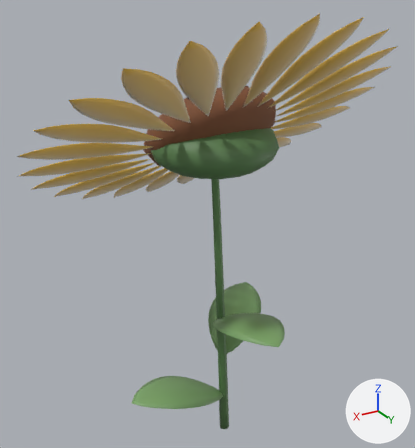
An edit to the glTF model www/models/flowers/sunflower-common-v2.glb, drawn before and after from the same camera.
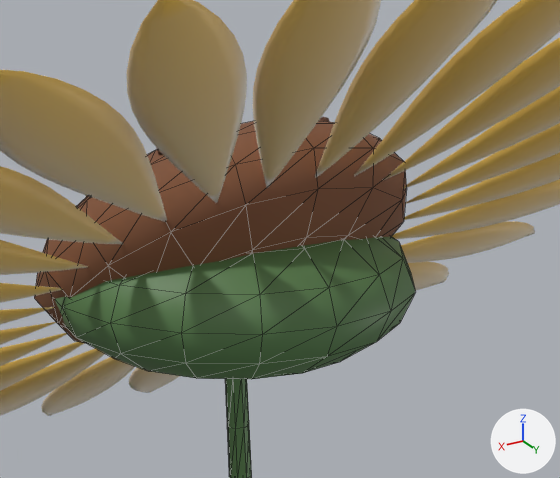
Each version appears first whole from a 50 mm lens placed at (1.342, 2.058, 2.253), pointed at (0.064, -0.071, 1.188), and next in a close-up on the part from 32% to 80% of the width and 10% to 48% of the height. Arrows for +X, +Y and +Z are at lower right; the lights stay in place. The first two pictures are the older version. The close-ups show mesh edges as thin lines. Vertices at exactly the same position are counted once.

The first close-up shows 'sunflower-common-v2-center', 'sunflower-common-v2-petal', 'sunflower-common-v2-stem' and 1 more.
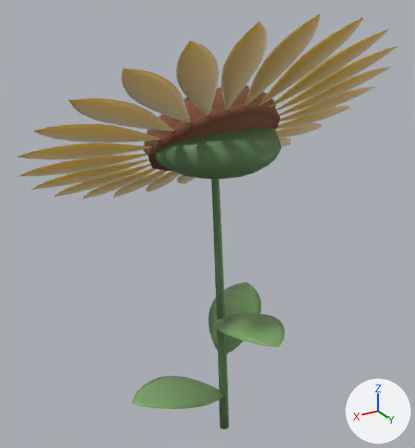
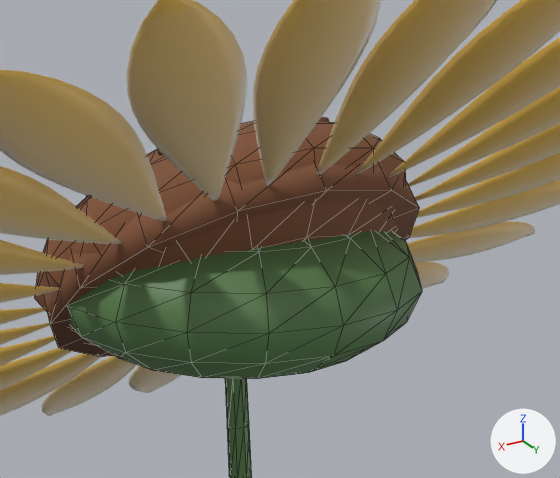
Changed parts and their boxes (x1, y1, x2, y2) in the close-ups (560 x 478 px; the box of a moved part takes in the faces that stretch with it):
'sunflower-common-v2-stem', reshaped
    before: (55, 236, 415, 478)
    after: (67, 231, 422, 478)
'sunflower-common-v2-center', reshaped (6% taller)
    before: (34, 121, 407, 343)
    after: (34, 121, 419, 357)
part 1 of me_sunflower_common_v2_stem, moved or reshaped (mostly hidden before)
    before: (62, 240, 339, 370)
    after: (67, 235, 397, 379)
part 2 of me_sunflower_common_v2_stem, recoloured
    before: (55, 236, 415, 379)
    after: (67, 231, 422, 341)
part 3 of me_sunflower_common_v2_center, added
    after: (44, 162, 419, 357)

The change in detail:
me_sunflower_common_v2_stem is used by ob_sunflower_common_v2_stem; location (0.0, 0.0, 0.0).
me_sunflower_common_v2_stem had 314 vertices, 576 faces and spanned x -0.2..0.37, y -0.28..0.29, z 0.0..1.73.
me_sunflower_common_v2_stem now has 350 vertices, 630 faces and spans x -0.2..0.37, y -0.27..0.3, z 0.0..1.73.
Part 1, on me_sunflower_common_v2_stem:
42 vertices are removed from x -0.03..0.28, y -0.24..0.11, z 1.46..1.73.
102 faces are deleted.
102 vertices move from x -0.2..0.37, y -0.28..0.29, z 1.46..1.69 to x -0.2..0.37, y -0.27..0.3, z 1.51..1.73.
42 vertices are added at x -0.03..0.28, y -0.09..0.28, z 1.47..1.73.
102 new faces join them.
me_sunflower_common_v2_stem part 2: 154 kept faces spanning x -0.2..0.37, y -0.27..0.3, z 1.51..1.73 get new vertex colours; the middle colour goes from green #5d8452 to green #577d4d.
Other edits to the shape of me_sunflower_common_v2_stem do not show in these pictures.
me_sunflower_common_v2_center is used by ob_sunflower_common_v2_center; location (0.0, 0.0, 0.0).
me_sunflower_common_v2_center had 144 vertices, 256 faces and spanned x -0.219..0.381, y -0.27..0.233, z 1.44..1.856.
me_sunflower_common_v2_center now has 200 vertices, 340 faces and spans x -0.219..0.381, y -0.27..0.254, z 1.42..1.856.
me_sunflower_common_v2_center part 3: a new loose piece of 56 vertices spanning x -0.207..0.369, y -0.249..0.254, z 1.42..1.823, in mat_sunflower_center.
